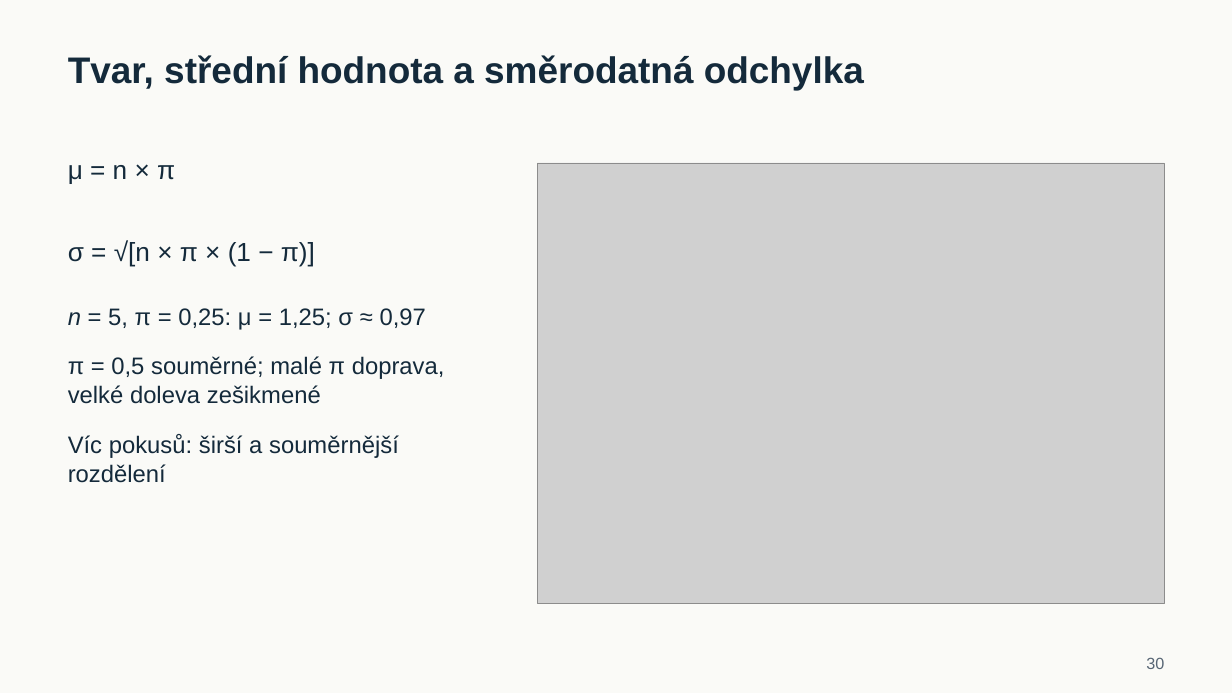
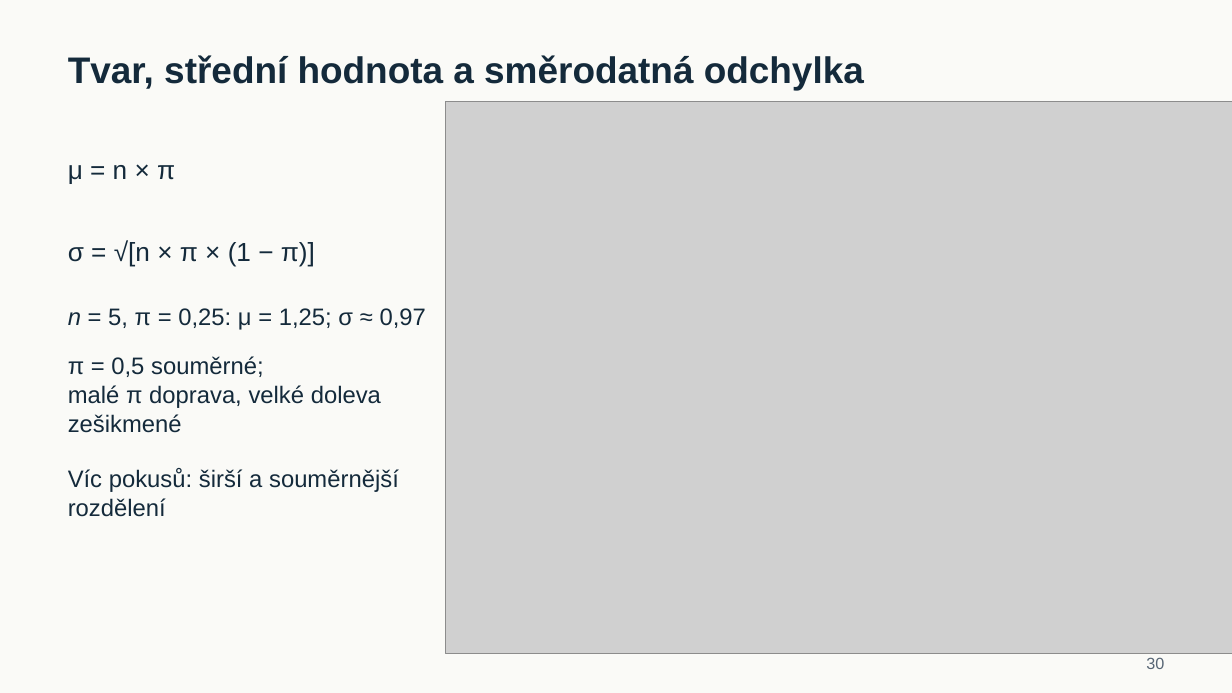
Before and after one commit to reckak/statistics-for-psychology, a slide deck: slide 30 of presentations/kapitola_05_pravdepodobnost.pptx. Drawn at 1232x693 pixels with LibreOffice and Linux fonts; fonts in the diff are those of the drawing; grey boxes stand for pictures. Boxes give left, top, right and bottom in pixels: in the first picture for what was removed or moved away, otherwise in the second. Text is boxed around its words. In the diff, an @@ line names an element or a change of style, - is before the commit and + after.

```diff
--- a/presentations/kapitola_05_pravdepodobnost.pptx
+++ b/presentations/kapitola_05_pravdepodobnost.pptx
@@ picture: place and size @@
-picture at [537, 163, 1164, 603]
+picture at [446, 101, 1232, 653]
@@ text "π = 0,5 souměrné; malé ..." rewrapped from [68, 356, 445, 404] to [68, 356, 381, 408] @@
@@ text "Víc pokusů: širší a souměrnější ...": place and size @@
-text "Víc pokusů: širší a souměrnější ..." at [68, 434, 399, 483]
+text "Víc pokusů: širší a souměrnější ..." at [68, 468, 399, 517]
```
Also in this commit, not shown: 11 other slides changed, 1 other file.
